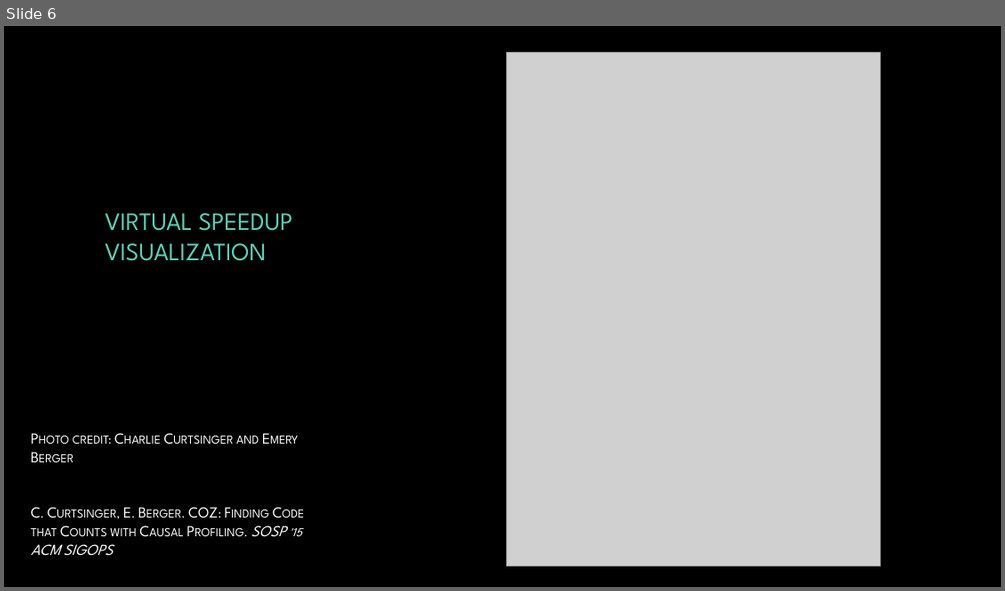
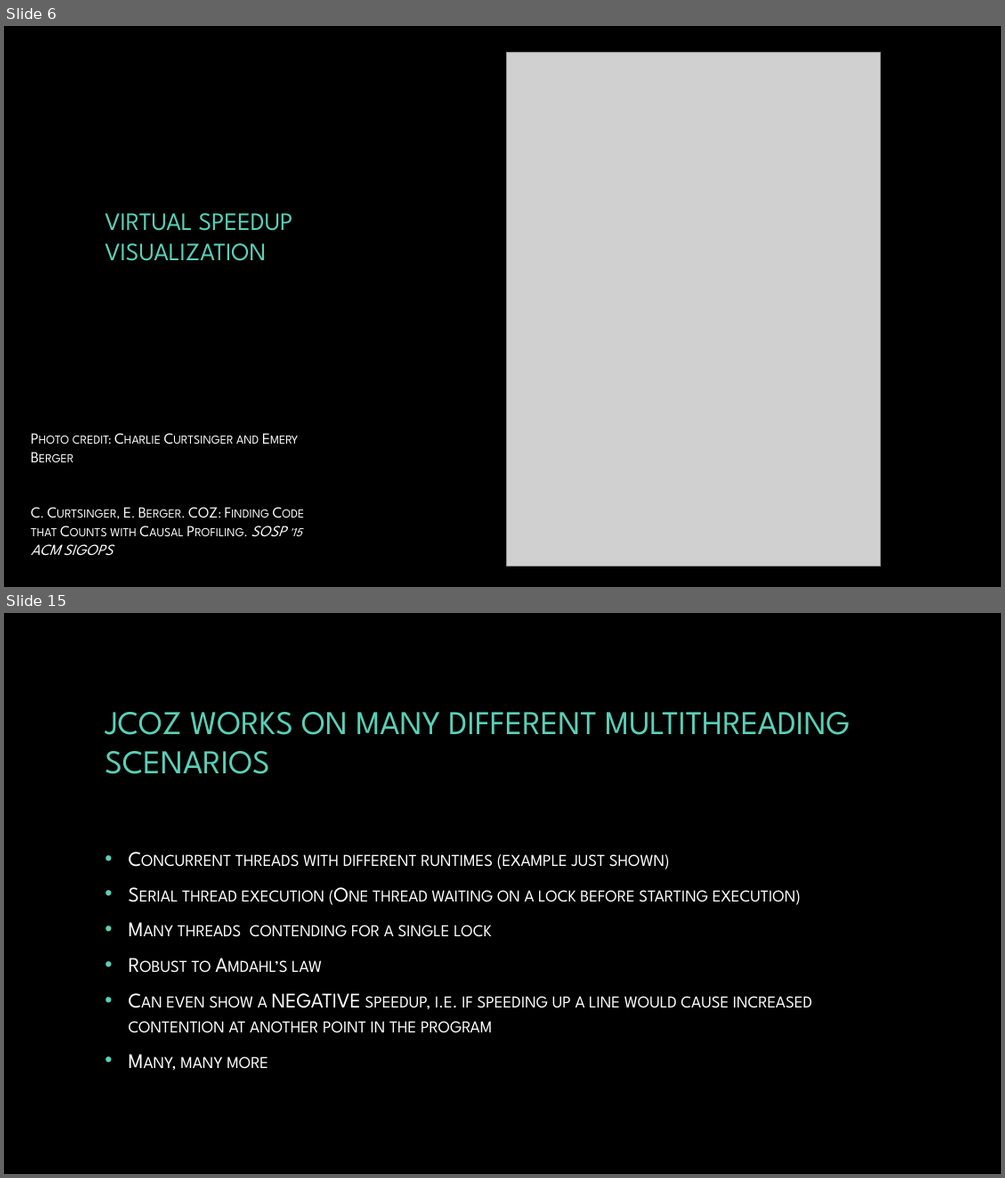
Before and after one commit to Byte-Lab/JCoz, a slide deck: project_presentation.pptx. Shown one above the other, each under a label of ours: slide 6 before the commit, slides 6 and 15 after it; the slides between them are not shown. The pictures are 1005x591 and 1005x1178 pixels, drawn with LibreOffice and Linux fonts; fonts in the diff are those of the drawing; grey boxes stand for pictures; background and template pictures are left out. Boxes give left, top, right and bottom in pixels: in the first picture for what was removed or moved away, otherwise in the second. Text is boxed around its words. In the diff, an @@ line names an element or a change of style, - is before the commit and + after.

```diff
--- a/project_presentation.pptx
+++ b/project_presentation.pptx
@@ slide 15 added at (4,613,1001,1174), background picture (left out) @@
@@ title added at (105,712,850,774), 32 pt, text #5AD0B8 @@
+JCOZ WORKS ON MANY DIFFERENT MULTITHREADING SCENARIOS
@@ text added at (129,854,812,1069), 20 pt, text #FFFFFF, small capitals @@
+• Concurrent threads with different runtimes (example just shown)
+• Serial thread execution (One thread waiting on a lock before starting execution)
+• Many threads contending for a single lock
+• Robust to Amdahl’s law
+• Can even show a NEGATIVE speedup, i.e. if speeding up a line would cause increased contention at another point in the program
+• Many, many more
```
Also in this commit, not shown: 5 slides changed, 23 other slides added, 11 other files.
